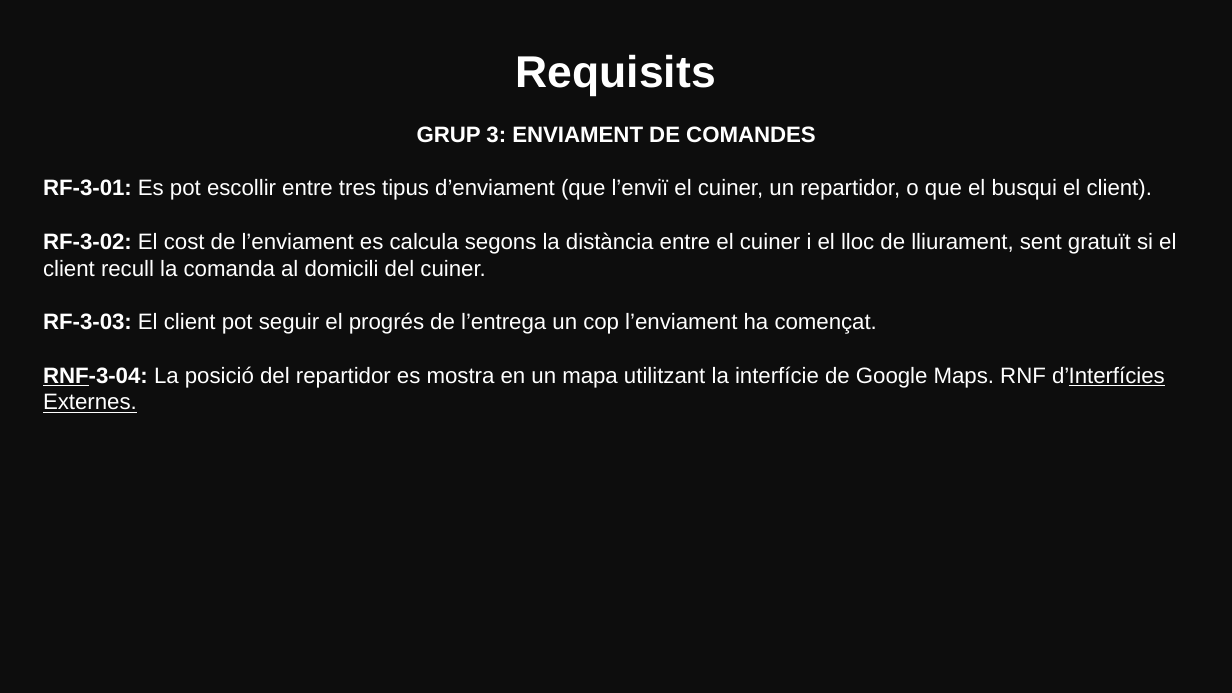
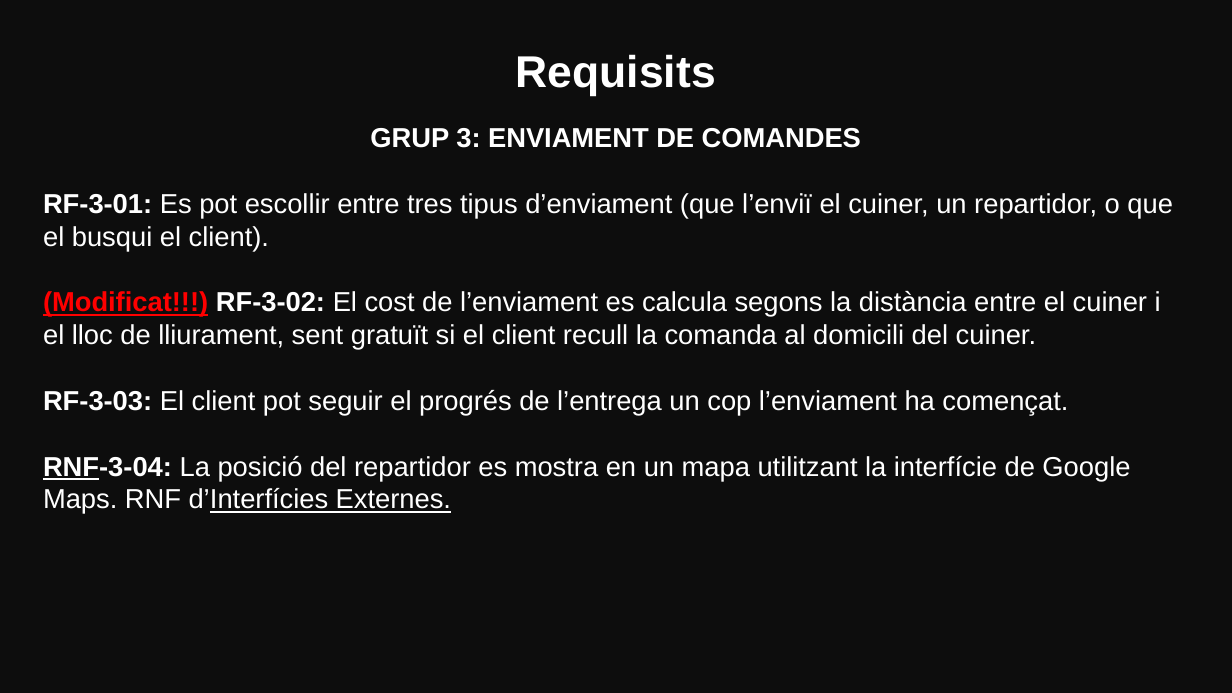
Before and after one commit to marinamceb/ES26UAB-431-05, a slide deck: slide 10 of Documents/Sprint_Reviews/Sprint_Review01.pptx (slide 8 before the commit). Drawn at 1232x693 pixels with LibreOffice and Linux fonts; fonts in the diff are those of the drawing. Boxes give left, top, right and bottom in pixels: in the first picture for what was removed or moved away, otherwise in the second. Text is boxed around its words. In the diff, an @@ line names an element or a change of style, - is before the commit and + after.

```diff
--- a/Documents/Sprint_Reviews/Sprint_Review01.pptx
+++ b/Documents/Sprint_Reviews/Sprint_Review01.pptx
@@ text at (43, 128, 1173, 514): size 13 to 16 pt in "GRUP 3: ENVIAMENT DE COMANDES", "RF-3-01: Es pot escollir entre tres tipus ...", "RF-3-03: El client pot seguir el progrés ...", "RNF-3-04: La posició del repartidor es mostra ..." @@
@@ text at (43, 291, 1161, 350): text changed; size 13 to 16 pt @@
-RF-3-02: El cost de l’enviament es calcula segons la distància entre el cuiner i el lloc de lliurament, sent gratuït si el client recull la comanda al domicili del cuiner.
+(Modificat!!!) RF-3-02: El cost de l’enviament es calcula segons la distància entre el cuiner i el lloc de lliurament, sent gratuït si el client recull la comanda al domicili del cuiner.
```
Also in this commit, not shown: 6 other slides changed, 2 slides added, 1 other file.
